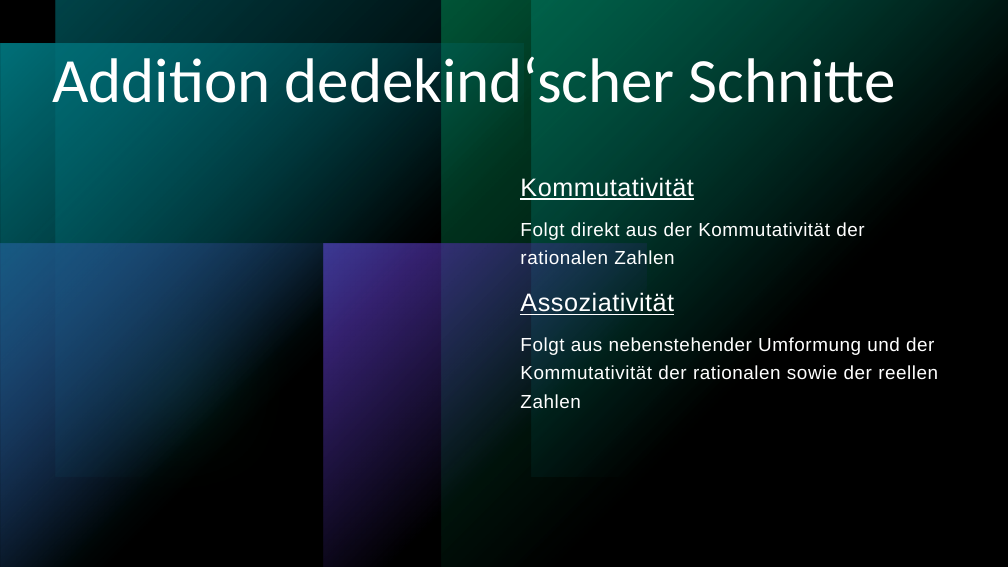
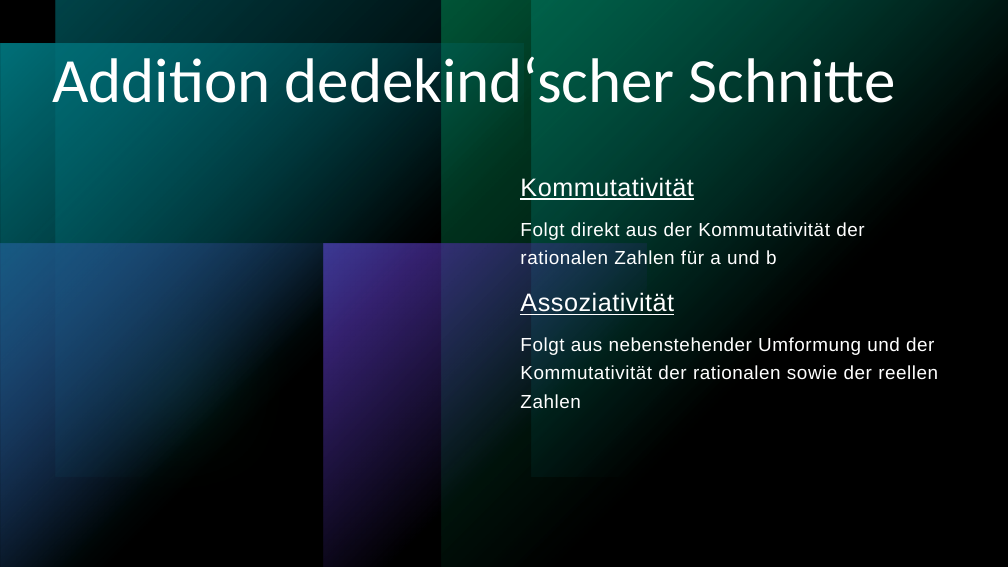
Before and after one commit to uuk0/WSeminarArbeit, a slide deck: slide 4 of Präsentation2.pptx. Drawn at 1008x567 pixels with LibreOffice and Linux fonts; fonts in the diff are those of the drawing; grey boxes stand for pictures. Boxes give left, top, right and bottom in pixels: in the first picture for what was removed or moved away, otherwise in the second. Text is boxed around its words. In the diff, an @@ line names an element or a change of style, - is before the commit and + after.

```diff
--- a/Präsentation2.pptx
+++ b/Präsentation2.pptx
@@ text at bbox=[520, 222, 864, 265]: text changed @@
-Folgt direkt aus der Kommutativität der rationalen Zahlen
+Folgt direkt aus der Kommutativität der rationalen Zahlen für a und b
```
Also in this commit, not shown: 2 other slides changed, 10 slides added, 2 other files.
